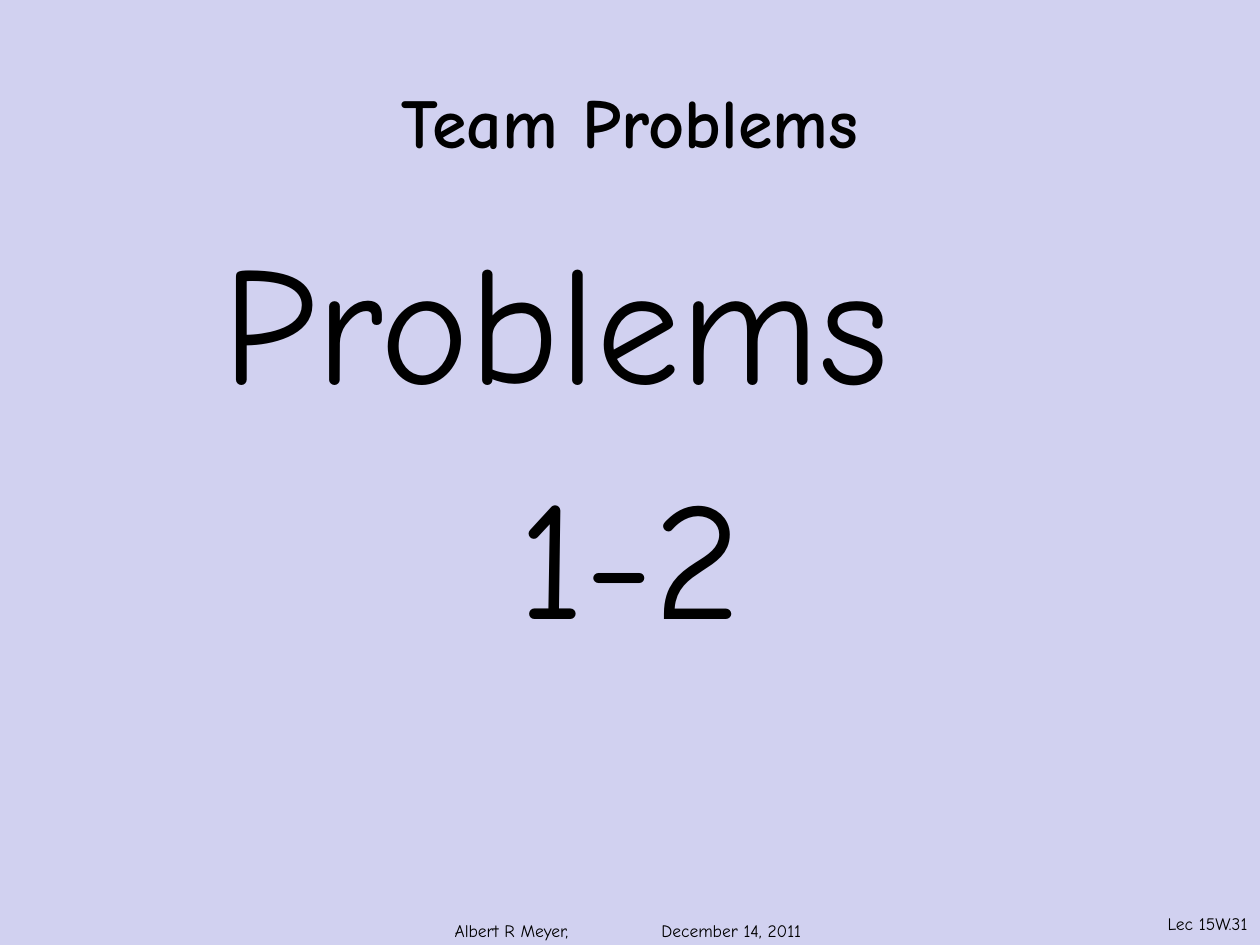
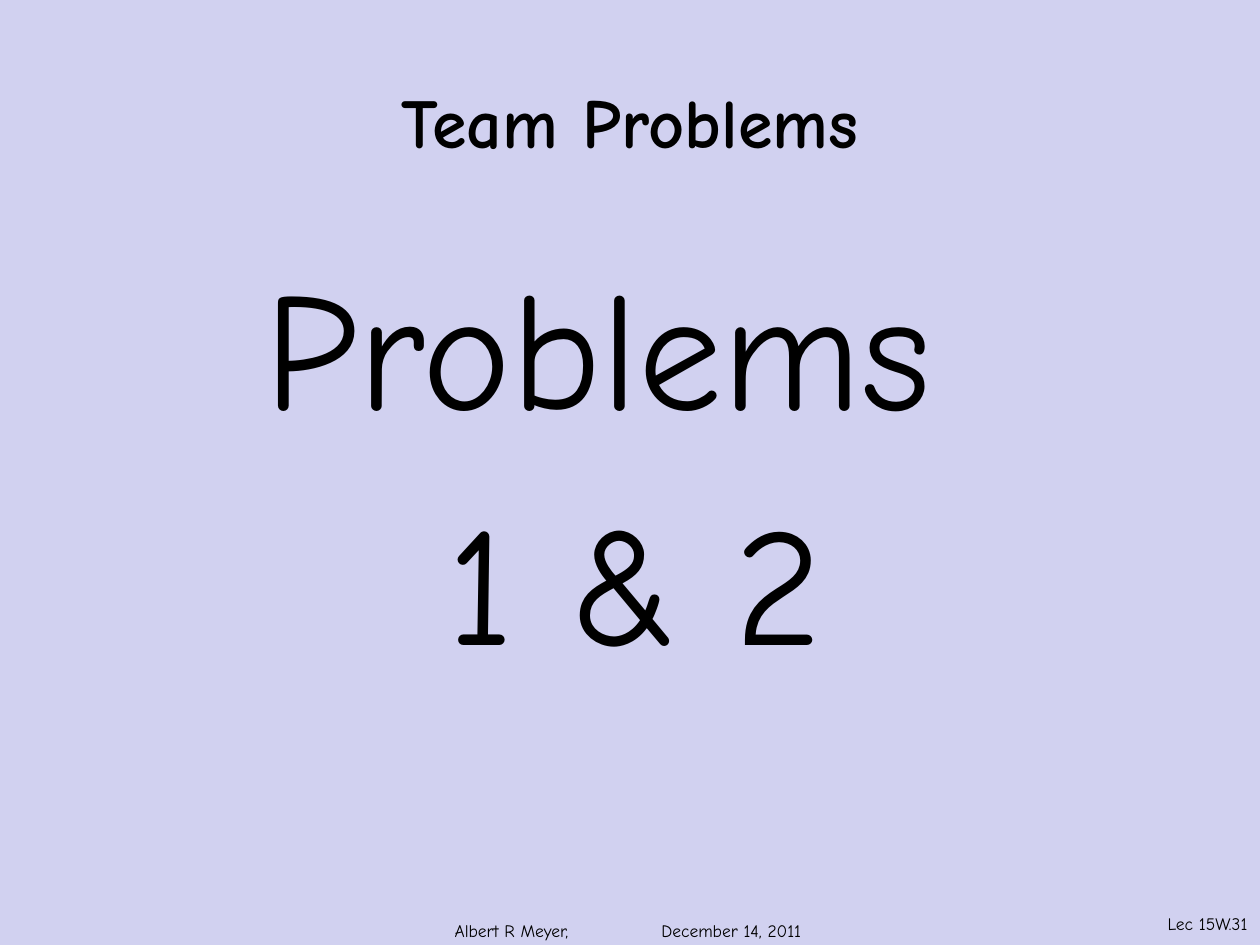
Before and after one commit to armeyer/mcs_web, a slide deck: slide 31 of fall11/slidesF11/slides15w.pptx. Drawn at 1260x945 pixels with LibreOffice and Linux fonts; fonts in the diff are those of the drawing; background and template pictures are left out. Boxes give left, top, right and bottom in pixels: in the first picture for what was removed or moved away, otherwise in the second. Text is boxed around its words. In the diff, an @@ line names an element or a change of style, - is before the commit and + after.

```diff
--- a/fall11/slidesF11/slides15w.pptx
+++ b/fall11/slidesF11/slides15w.pptx
@@ text "Problems": place and size @@
-text "Problems" at [223, 269, 890, 619]
+text "Problems" at [265, 295, 932, 645]
@@ text at [448, 531, 823, 645]: text changed @@
-1-2
+1 & 2
```
Also in this commit, not shown: 12 other slides changed.
